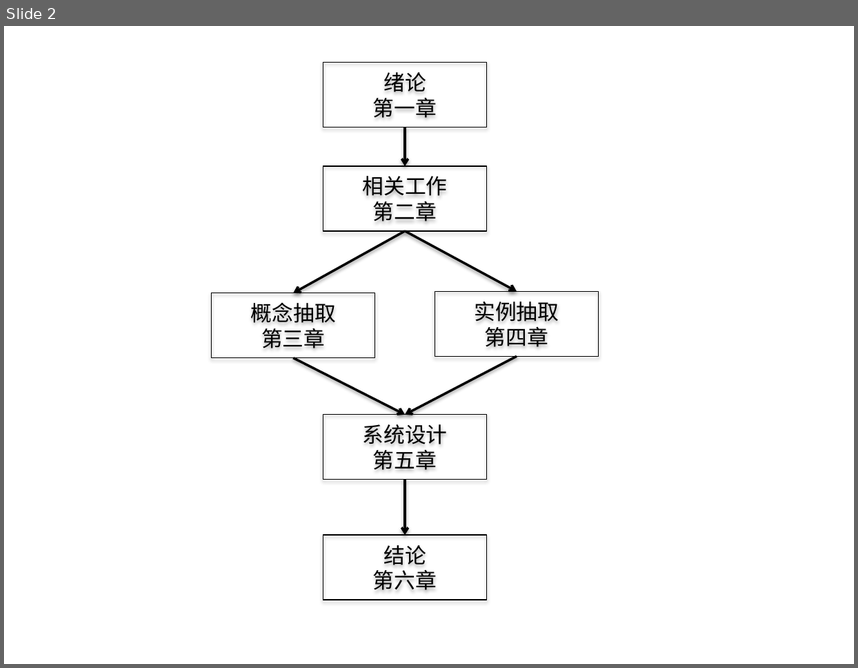
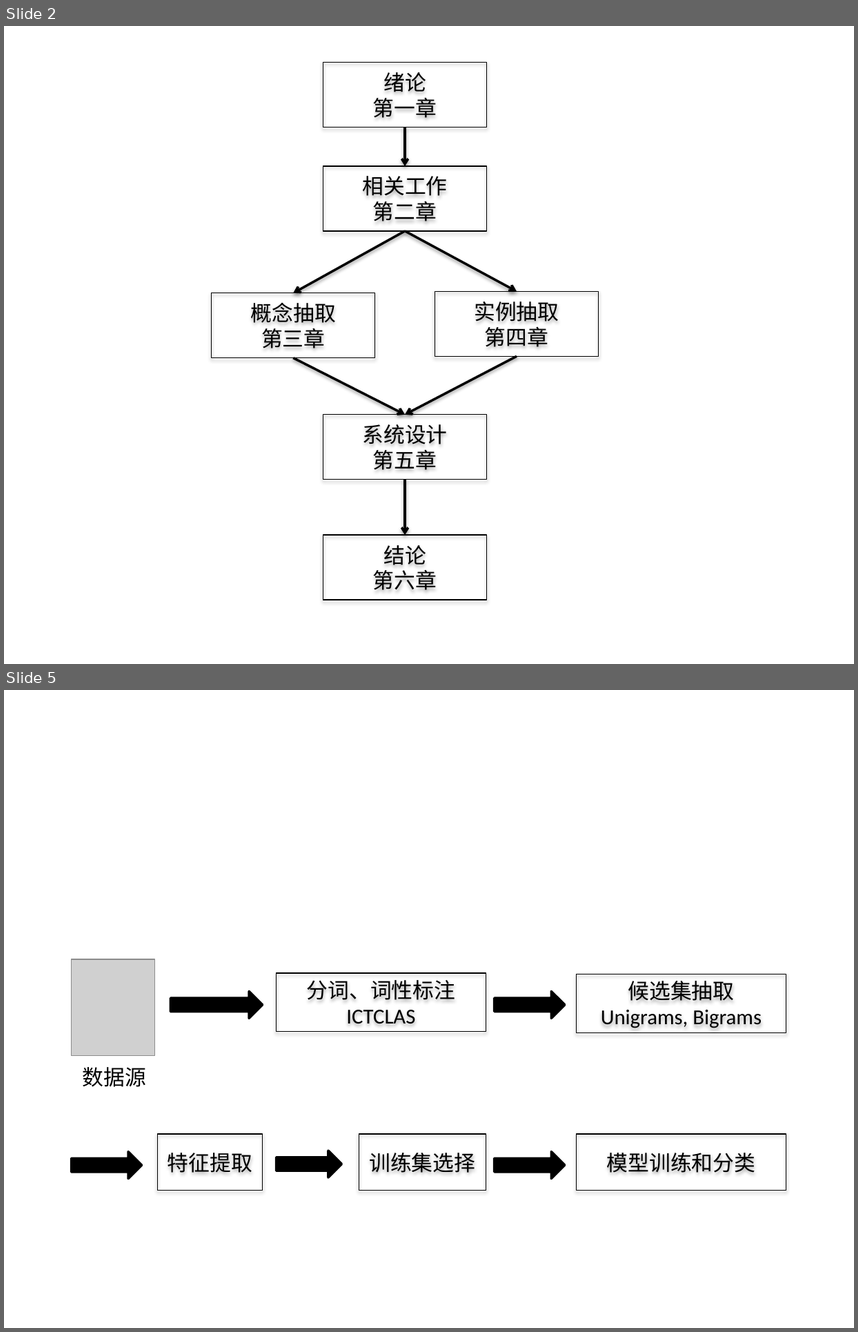
Before and after one commit to npbool/thuthesis, a slide deck: latex/figures/graphs.pptx. Shown one above the other, each under a label of ours: slide 2 before the commit, slides 2 and 5 after it; the slides between them are not shown. The pictures are 858x668 and 858x1332 pixels, drawn with LibreOffice and Linux fonts; fonts in the diff are those of the drawing; grey boxes stand for pictures. Boxes give left, top, right and bottom in pixels: in the first picture for what was removed or moved away, otherwise in the second. Text is boxed around its words. In the diff, an @@ line names an element or a change of style, - is before the commit and + after.

```diff
--- a/latex/figures/graphs.pptx
+++ b/latex/figures/graphs.pptx
@@ slide 5 added at box(4, 690, 854, 1328), background #FFFFFF @@
@@ group added at box(71, 960, 785, 1190): 5 rectangles, 5 right arrows, 1 picture, 1 text @@
+数据源
+分词、词性标注
+ICTCLAS
+特征提取
+训练集选择
+模型训练和分类
+候选集抽取
+Unigrams, Bigrams
```
Also in this commit, not shown: 1 slide changed, 1 other slide added, 1 slide removed, 17 other files.
